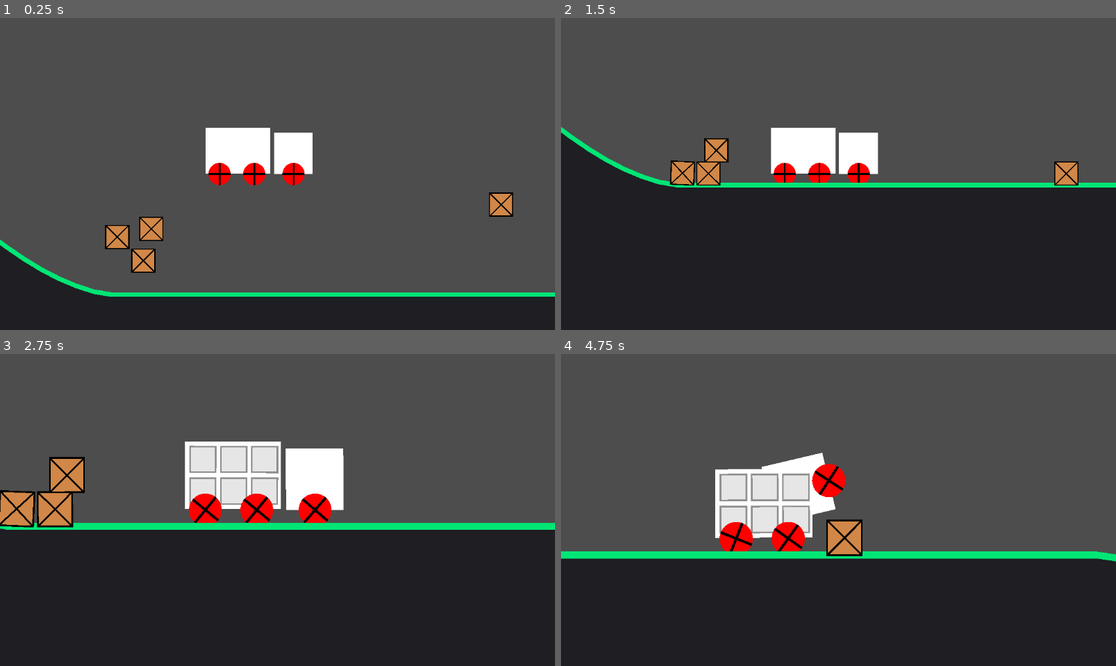
Above: before the commit, frames 1-4 (two rows, left to right).
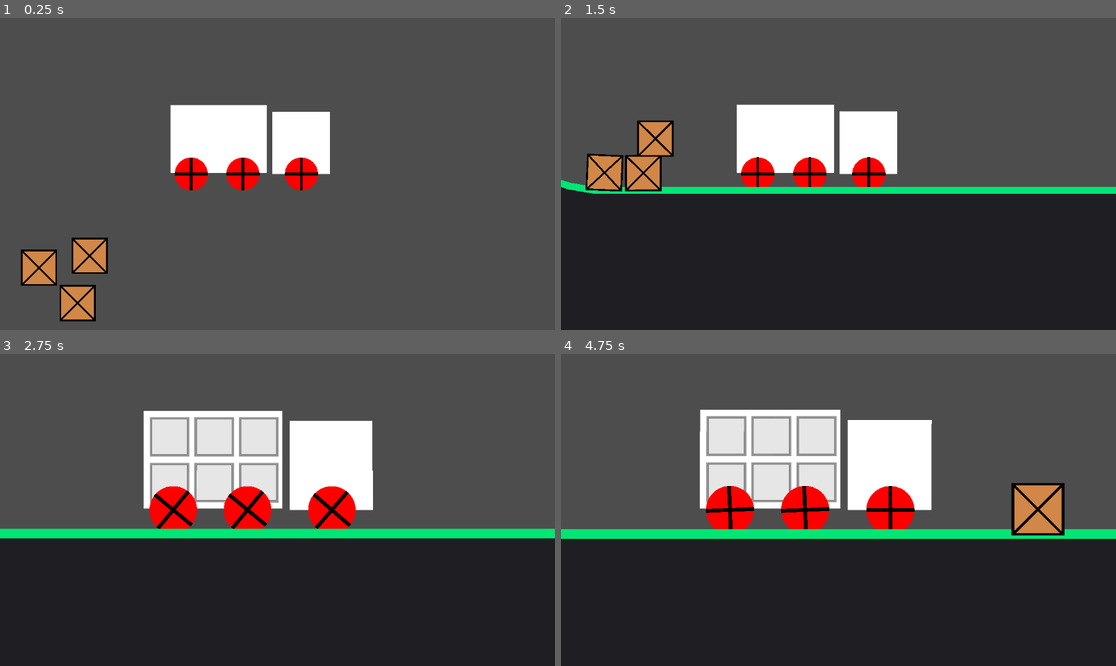
Above: after the commit, the same moments.

Repository: Addressmehari/truck-kun
Game: Godot game, scene res://main.tscn
Two runs of this game, one before a commit and one after it. Both use one fixed random seed, a clock stepped at 60 frames per second and the inputs below.
Inputs (mouse positions are in pixels of both pictures, inside the frame that each line leads up to):
- Up to frame 1 (0.25 s): no input
- Up to frame 2 (1.5 s): tap Enter at 0.5 s; drag from (683, 245) to (894, 105) at 0.52 s; drag from (710, 174) to (810, 236) at 1.27 s
- Up to frame 3 (2.75 s): tap Space at 2 s; move the mouse to (155, 485) at 2.02 s; hold Right (ui_right) from 2.03 s (still down); tap E at 2.1 s; click (155, 485) at 2.17 s
- Up to frame 4 (4.75 s): release Right (ui_right) at 2.75 s; drag from (810, 572) to (672, 463) at 2.77 s; drag from (1071, 510) to (866, 510) at 3.52 s; drag from (672, 463) to (755, 432) at 4.27 s

The runs differ from the first frame. In frame 1, 21% of the frame differs, in the area x 0-100%, y 27-100%; in frame 2, 12%; in frame 3, 18%; in frame 4, 25%, in the area x 0-100%, y 17-67%.

Commit message:
camera ans screen adjusted

Diff:
--- a/camera.gd
+++ b/camera.gd
@@ -3,8 +3,9 @@
 @export var target_path: NodePath
 var target: Node2D
 
-var default_zoom := Vector2(1.2, 1.2)
-var zoomed_zoom := Vector2(1.8, 1.8)
+@export var default_zoom := Vector2(1.8, 1.8)
+@export var zoomed_zoom := Vector2(2.6, 2.6)
+
 
 func _ready():
 	if target_path:
--- a/main.tscn
+++ b/main.tscn
@@ -30,7 +30,7 @@
 
 [node name="Camera2D" type="Camera2D" parent="."]
 position = Vector2(2, 0)
-zoom = Vector2(1.2, 1.2)
+zoom = Vector2(1.75, 1.75)
 script = ExtResource("2_camera_gd")
 
 [node name="crate1" parent="." instance=ExtResource("4_1bvp3")]
--- a/project.godot
+++ b/project.godot
@@ -18,3 +18,7 @@
 
 renderer/rendering_method="gl_compatibility"
 renderer/rendering_method.mobile="gl_compatibility"
+
+[display]
+
+window/size/mode=3
--- a/truck.gd
+++ b/truck.gd
@@ -11,6 +11,10 @@
 @onready var tyre_3: RigidBody2D = $"tyre-3"
 
 var is_e_toggled: bool = false
+
+func _ready() -> void:
+	DisplayServer.window_set_mode(DisplayServer.WINDOW_MODE_FULLSCREEN)
+
 
 func _physics_process(_delta):
 	# Calculate input from keyboard keys
